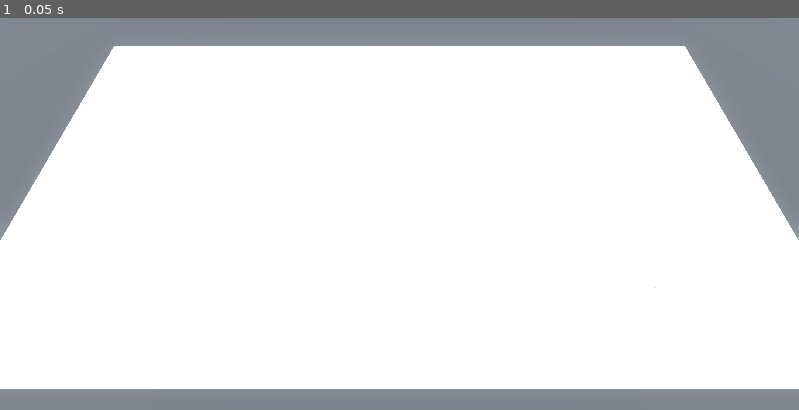
Above: before the commit, frame 1.
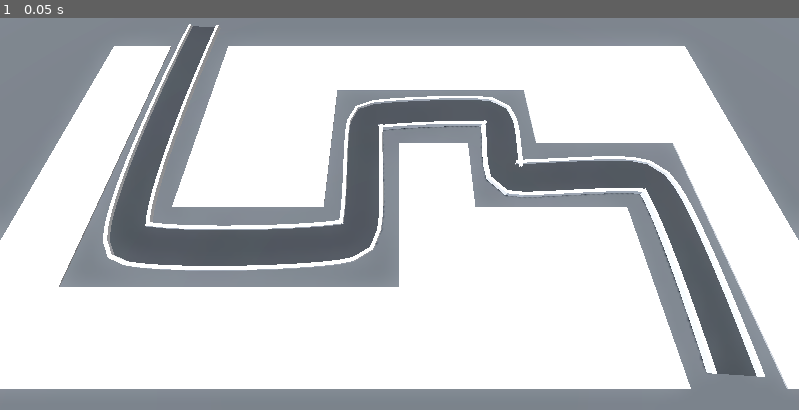
Above: after the commit, the same moment.

Repository: SearedBacon/Barbarian-Blaster
Game: Godot game, scene res://base_level.tscn
The game is run twice, just before and just after one commit, with the same random seed, the same clock (stepped at 60 frames per second) and the same inputs.
Inputs:
- Up to frame 1 (0.05 s): no input

The runs differ from the first frame. In frame 1, 23% of the frame differs, in the area x 7-99%, y 1-95%.

Commit message:
created path/road

Diff:
--- a/base_level.tscn
+++ b/base_level.tscn
@@ -17,6 +17,20 @@
 
 [sub_resource type="StandardMaterial3D" id="StandardMaterial3D_5vx1e"]
 albedo_color = Color(0.22670749, 0.22670749, 0.22670746, 1)
+
+[sub_resource type="Curve3D" id="Curve3D_bo3yr"]
+_data = {
+"points": PackedVector3Array(0, 0, 0, 0, 0, 0, -14.147756, 0, -9.955639, -1.534, 0, -0.521, 1.534, 0, 0.521, -13.355849, -0.05249405, 5.8708625, -0.706, 0, 0.487, 0.70604193, 0.108356476, -0.48725843, -2.212334, -0.03394699, 5.688835, -0.5830078, -0.0015449524, 0.29334617, 0.5830078, 0.0015449524, -0.29334617, -1.8929892, -0.0002193451, -1.8386762, -0.56369925, 0.00033569336, -0.40313077, 0.56369925, -0.00033569336, 0.40313077, 5.7953053, 0, -2.1053739, -0.3900237, 0.00025749207, -0.32163, 0.3900237, -0.00025749207, 0.32163, 5.9134083, -0.0012378693, 2.2668135, -0.85496426, -0.0046834946, -0.618729, 0.85496426, 0.0046834946, 0.618729, 13.742413, -0.00015449524, 2.3431158, 0, 0, 0, 0, 0, 0, 14.007114, 0, 11.502937),
+"tilts": PackedFloat32Array(0, 0, 0, 0, 0, 0, 0, 0)
+}
+point_count = 8
+
+[sub_resource type="StandardMaterial3D" id="StandardMaterial3D_bo3yr"]
+albedo_color = Color(0.12955853, 0.12955844, 0.12955841, 1)
+
+[sub_resource type="StandardMaterial3D" id="StandardMaterial3D_eesb3"]
+
+[sub_resource type="StandardMaterial3D" id="StandardMaterial3D_3o4py"]
 
 [node name="BaseLevel" type="Node3D"]
 
@@ -40,5 +54,56 @@
 cell_size = Vector3(4, 4, 4)
 cell_center_y = false
 data = {
-"cells": PackedInt32Array(65535, 65534, 1179648, 65535, 65535, 1179648, 65535, 0, 1179648, 65535, 1, 1179648, 65535, 2, 1179648, 65531, 65535, 1179648, 65532, 65535, 1179648, 65533, 65535, 1179648, 65534, 65535, 1179648, 4, 65535, 1179648, 3, 65535, 1179648, 2, 65535, 1179648, 1, 65535, 1179648, 0, 65535, 1179648, 65534, 65534, 1179648, 65533, 65534, 1179648, 65532, 65534, 1179648, 65531, 65534, 1179648, 65531, 0, 1179648, 65532, 0, 1179648, 65533, 0, 1179648, 65534, 0, 1179648, 65534, 1, 1179648, 65533, 1, 1179648, 65532, 1, 1179648, 65532, 2, 1179648, 65531, 2, 1179648, 65531, 1, 1179648, 65533, 2, 1179648, 65534, 2, 1179648, 0, 2, 1179648, 0, 1, 1179648, 0, 0, 1179648, 0, 65534, 1179648, 1, 65534, 1179648, 1, 0, 1179648, 1, 1, 1179648, 1, 2, 1179648, 2, 2, 1179648, 2, 1, 1179648, 2, 0, 1179648, 2, 65534, 1179648, 3, 65534, 1179648, 3, 0, 1179648, 3, 1, 1179648, 3, 2, 1179648, 4, 2, 1179648, 4, 1, 1179648, 4, 0, 1179648, 4, 65534, 1179648)
+"cells": PackedInt32Array(65535, 65534, 0, 65535, 2, 1179648, 65534, 65534, 1179648, 65531, 65534, 1179648, 65531, 0, 1179648, 65532, 2, 1179648, 65531, 2, 1179648, 0, 2, 1179648, 0, 65534, 0, 1, 65534, 1179648, 1, 2, 1179648, 2, 65534, 1179648, 3, 65534, 1179648, 4, 2, 1179648, 4, 1, 1179648, 4, 0, 0, 4, 65534, 1179648, 65533, 2, 0, 65534, 2, 0, 65533, 65534, 0, 65533, 0, 0, 2, 2, 0, 0, 0, 0, 65534, 0, 0, 65531, 65535, 0, 65533, 65535, 0, 65534, 65535, 0, 0, 1, 0, 1, 1, 0, 2, 1, 0, 2, 65535, 0, 3, 65535, 0, 4, 65535, 0, 65531, 1, 0)
 }
+
+[node name="Path3D" type="Path3D" parent="."]
+curve = SubResource("Curve3D_bo3yr")
+
+[node name="PathFollow3D" type="PathFollow3D" parent="Path3D"]
+transform = Transform3D(-0.9988068, -0.00016590006, 0.048427068, 0, 0.999982, 0.00342562, -0.04842761, 0.0034216451, -0.99879557, -14.147756, 0, -9.955639)
+
+[node name="Road" type="CSGPolygon3D" parent="Path3D"]
+polygon = PackedVector2Array(-1, 0, -1, 0.1, 1, 0.1, 1, 0)
+mode = 2
+path_node = NodePath("..")
+path_interval_type = 0
+path_interval = 0.5
+path_simplify_angle = 0.0
+path_rotation = 2
+path_rotation_accurate = false
+path_local = false
+path_continuous_u = true
+path_u_distance = 1.0
+path_joined = false
+material = SubResource("StandardMaterial3D_bo3yr")
+
+[node name="RightEdge" type="CSGPolygon3D" parent="Path3D"]
+polygon = PackedVector2Array(1.1, 0, 1.1, 0.25, 0.9, 0.25, 0.9, 0)
+mode = 2
+path_node = NodePath("..")
+path_interval_type = 0
+path_interval = 0.5
+path_simplify_angle = 0.0
+path_rotation = 2
+path_rotation_accurate = false
+path_local = false
+path_continuous_u = true
+path_u_distance = 1.0
+path_joined = false
+material = SubResource("StandardMaterial3D_eesb3")
+
+[node name="LeftEdge" type="CSGPolygon3D" parent="Path3D"]
+polygon = PackedVector2Array(-1.1, 0, -1.1, 0.25, -0.9, 0.25, -0.9, 0)
+mode = 2
+path_node = NodePath("..")
+path_interval_type = 0
+path_interval = 0.5
+path_simplify_angle = 0.0
+path_rotation = 2
+path_rotation_accurate = false
+path_local = false
+path_continuous_u = true
+path_u_distance = 1.0
+path_joined = false
+material = SubResource("StandardMaterial3D_3o4py")
Not shown: 1 places in base_level.tscn that only renumber resources
